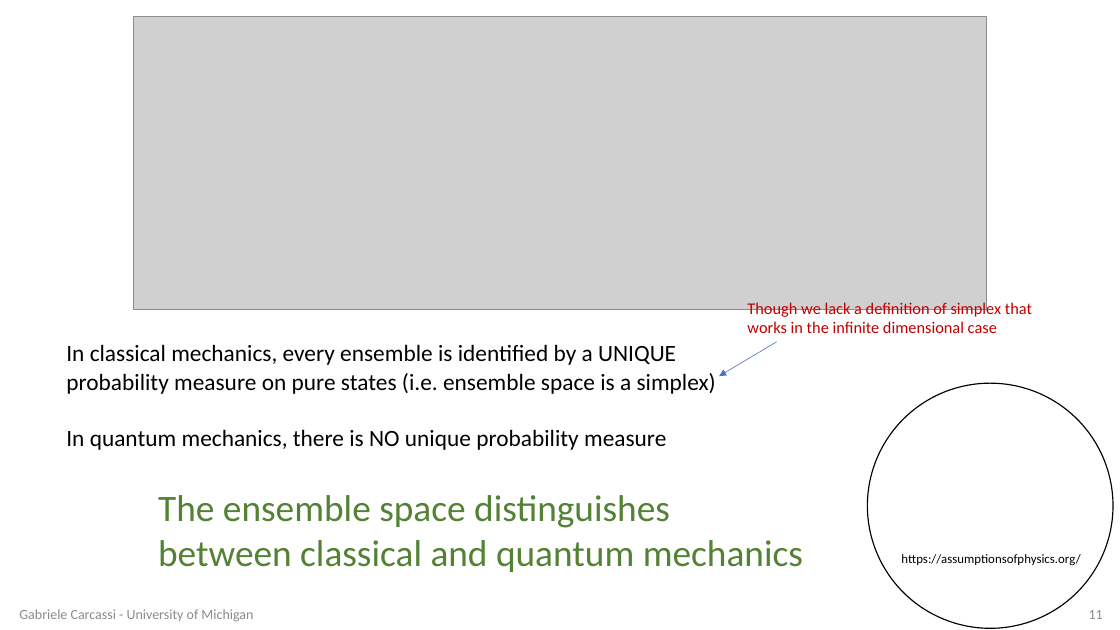
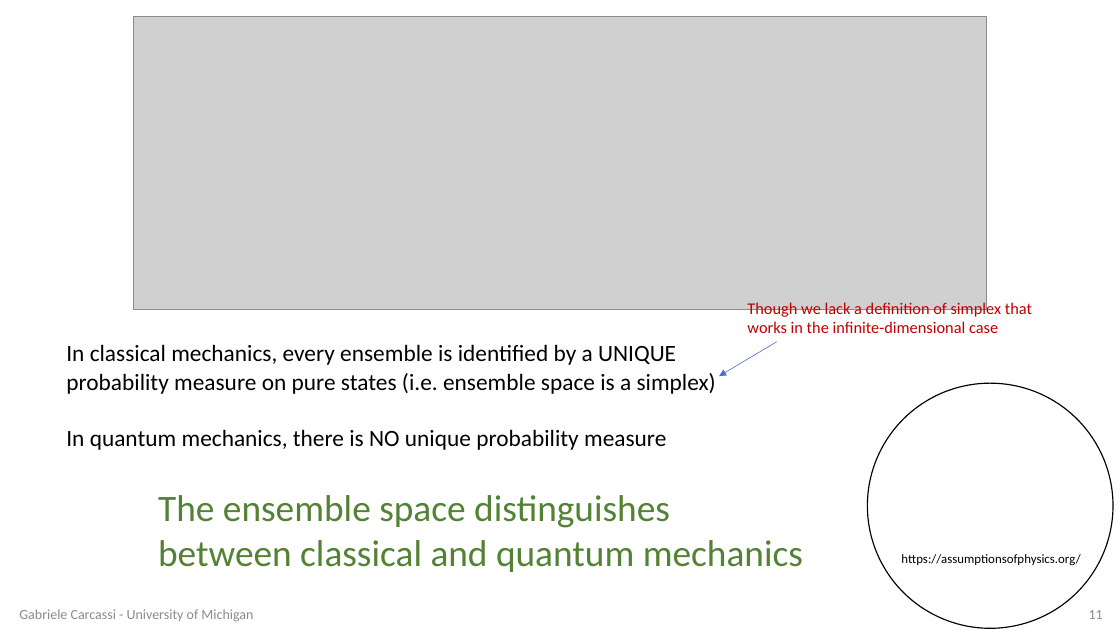
Before and after one commit to assumptionsofphysics/assumptionsofphysics.github.io, a slide deck: slide 11 of presentations/20260927-Harvard.pptx. Drawn at 1120x630 pixels with LibreOffice and Linux fonts; fonts in the diff are those of the drawing; grey boxes stand for pictures; background and template pictures are left out. Boxes give left, top, right and bottom in pixels: in the first picture for what was removed or moved away, otherwise in the second. Text is boxed around its words. In the diff, an @@ line names an element or a change of style, - is before the commit and + after.

Commit message:
Harvard workshop: Updated

```diff
--- a/presentations/20260927-Harvard.pptx
+++ b/presentations/20260927-Harvard.pptx
@@ text at box(747, 301, 1032, 333): text changed @@
-Though we lack a definition of simplex that works in the infinite dimensional case
+Though we lack a definition of simplex that works in the infinite-dimensional case
```
Also in this commit, not shown: 4 other slides changed.
